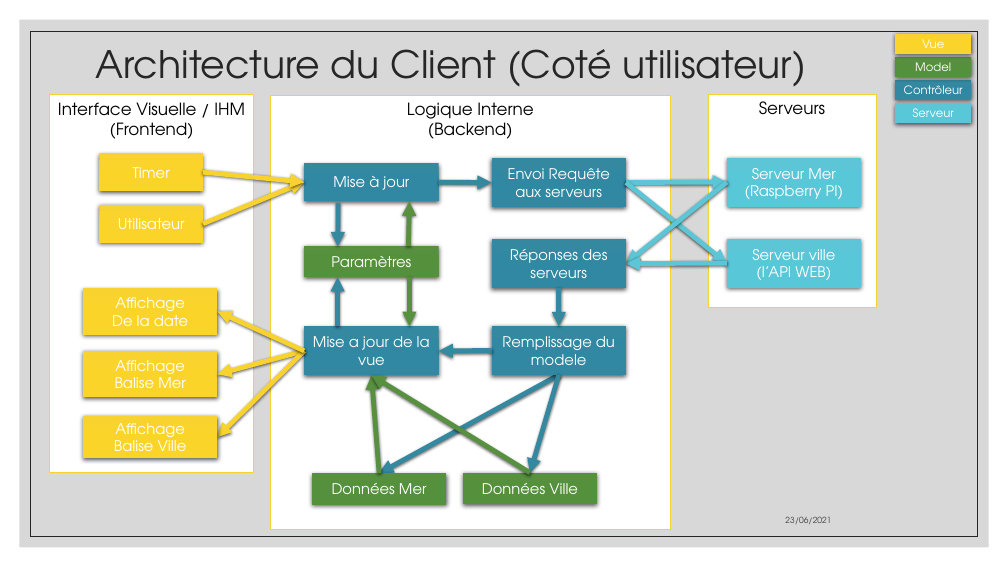
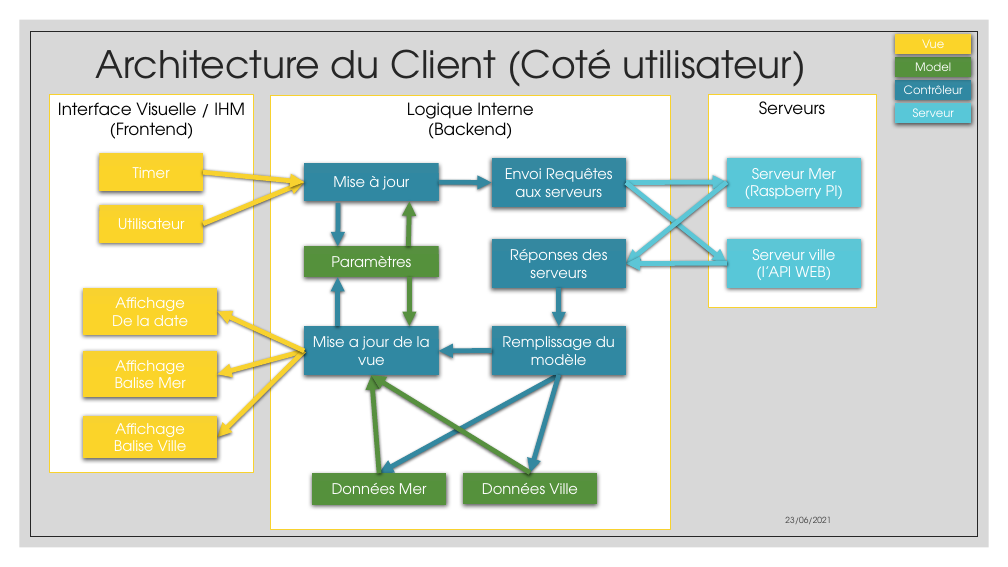
Before and after one commit to aiekick/ProjectStationMeteo, a slide deck: slide 11 of doc/StationMeteo_Soutenance_Stephane.pptx (slide 12 before the commit). Drawn at 1008x567 pixels with LibreOffice and Linux fonts; fonts in the diff are those of the drawing. Boxes give left, top, right and bottom in pixels: in the first picture for what was removed or moved away, otherwise in the second. Text is boxed around its words. In the diff, an @@ line names an element or a change of style, - is before the commit and + after.

```diff
--- a/doc/StationMeteo_Soutenance_Stephane.pptx
+++ b/doc/StationMeteo_Soutenance_Stephane.pptx
@@ text in rectangle at bbox=[505, 168, 613, 197]: text changed @@
-Envoi Requête aux serveurs
+Envoi Requêtes aux serveurs
@@ text in rectangle at bbox=[502, 336, 615, 365]: text changed @@
-Remplissage du modele
+Remplissage du modèle
```
Also in this commit, not shown: 8 other slides changed, 5 slides removed.
